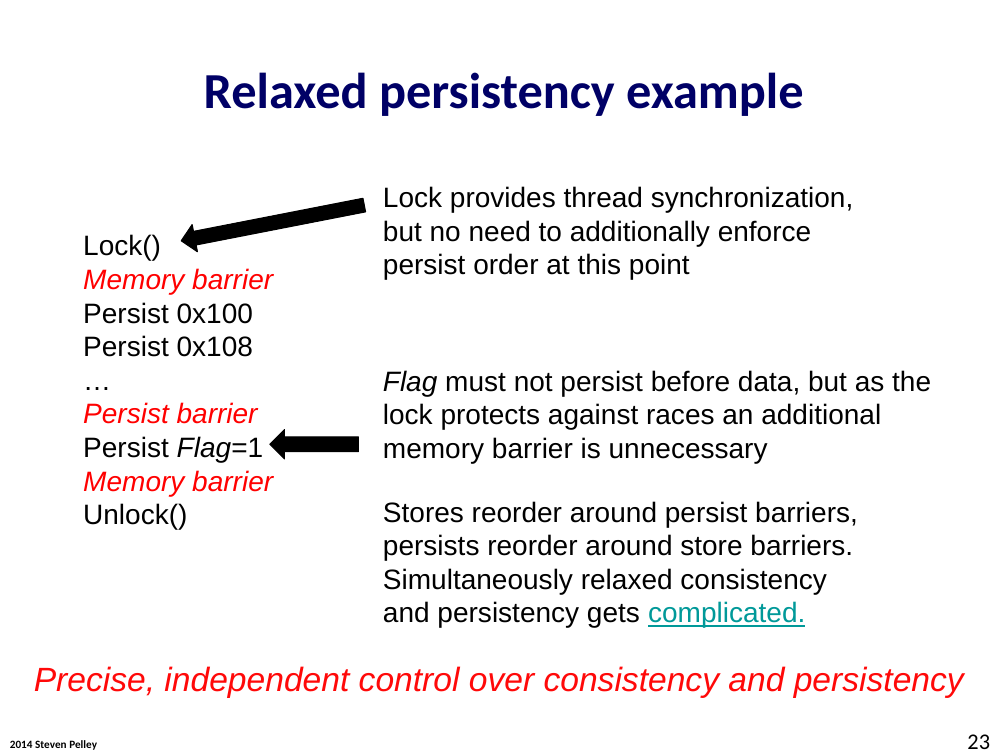
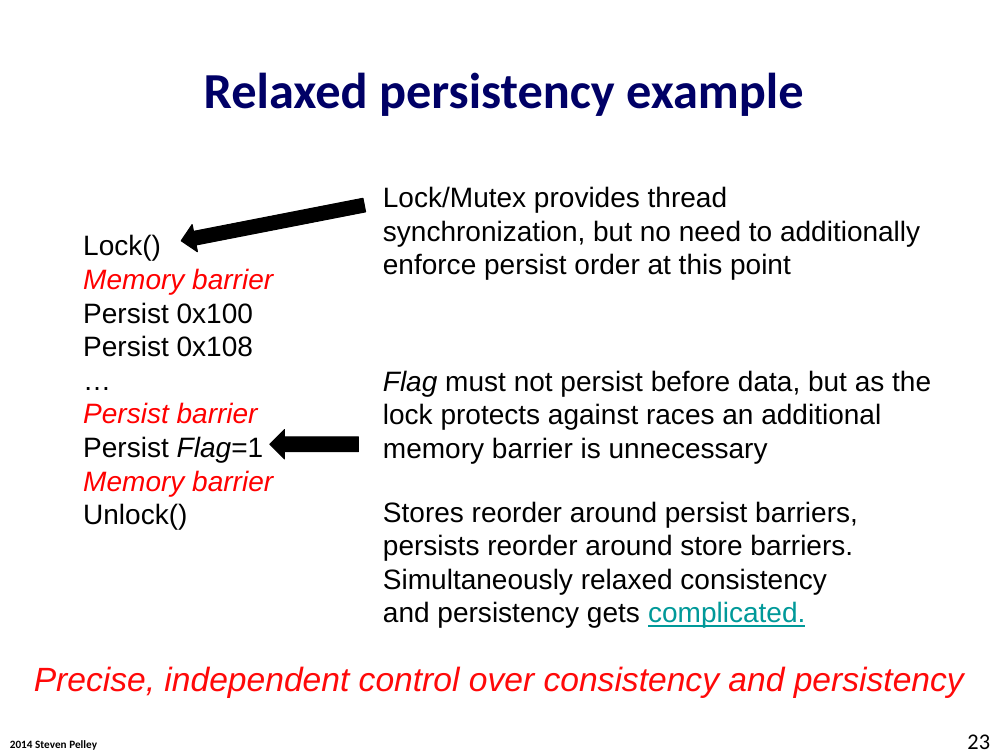
Before and after one commit to Abulila/dissertation, a slide deck: slide 23 of proposal/defense.pptx. Drawn at 1008x756 pixels with LibreOffice and Linux fonts; fonts in the diff are those of the drawing; background and template pictures are left out. Boxes give left, top, right and bottom in pixels: in the first picture for what was removed or moved away, otherwise in the second. Text is boxed around its words. In the diff, an @@ line names an element or a change of style, - is before the commit and + after.

```diff
--- a/proposal/defense.pptx
+++ b/proposal/defense.pptx
@@ text at (x1=383, y1=186, x2=920, y2=280): text changed @@
-Lock provides thread synchronization, but no need to additionally enforce persist order at this point
+Lock/Mutex provides thread synchronization, but no need to additionally enforce persist order at this point
```
Also in this commit, not shown: 24 other slides changed, 1 slide removed.
